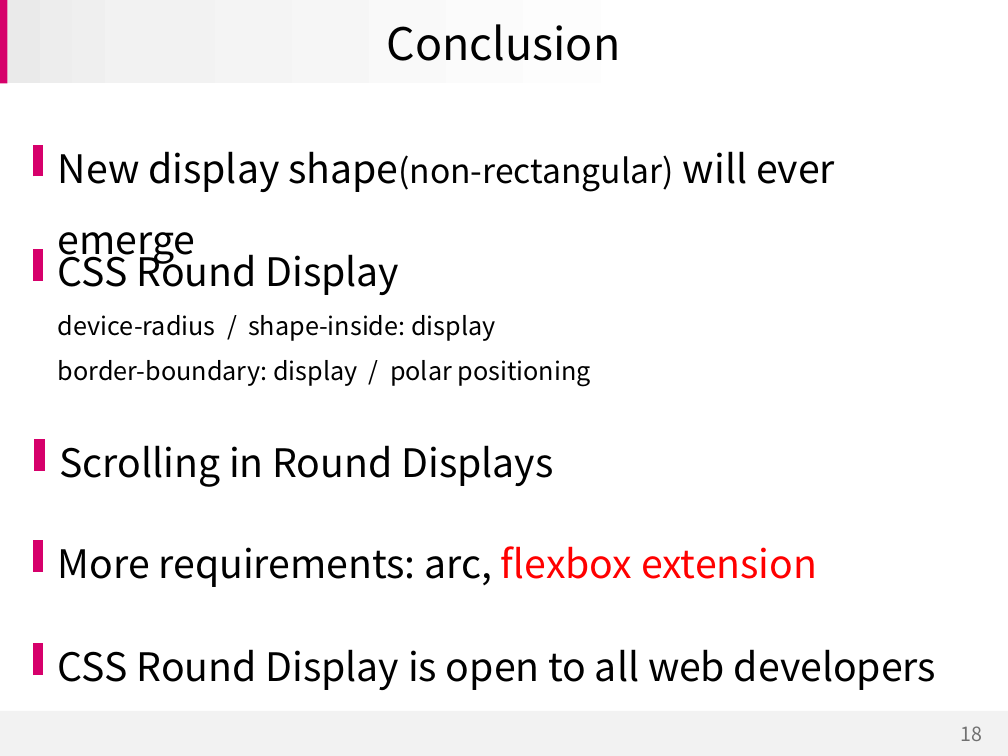
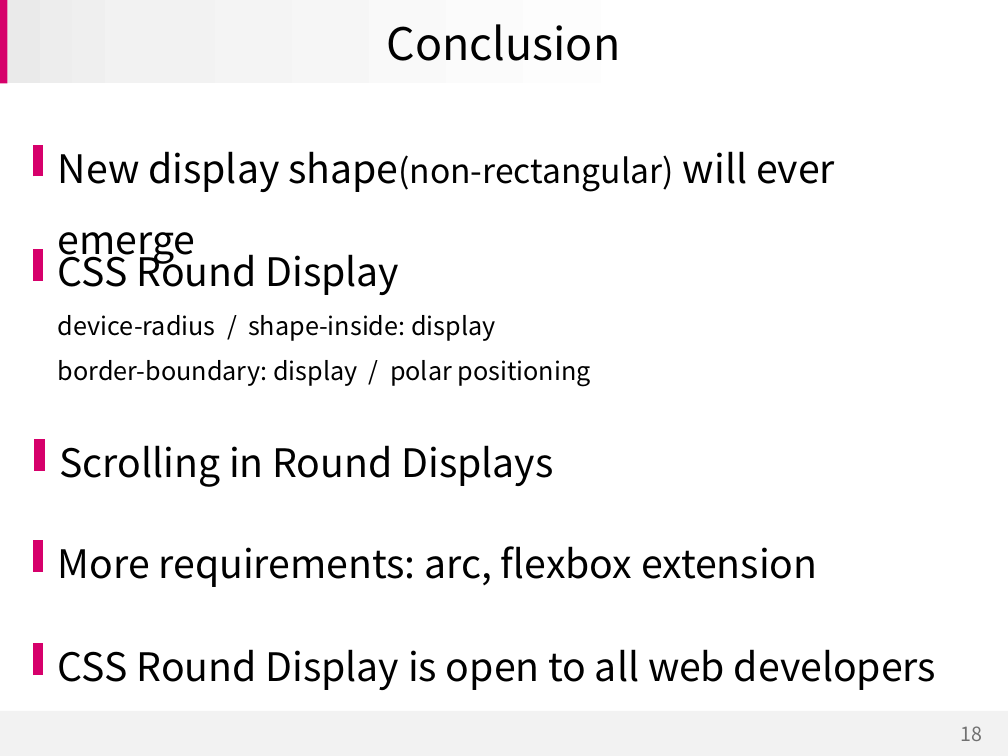
Before and after one commit to jihyerish/jhRoundDisplay, a slide deck: slide 18 of doc/CSS Round display for Dev Meetup in Sydney.pptx. Drawn at 1008x756 pixels with LibreOffice and Linux fonts; fonts in the diff are those of the drawing; background and template pictures are left out. Boxes give left, top, right and bottom in pixels: in the first picture for what was removed or moved away, otherwise in the second. Text is boxed around its words. In the diff, an @@ line names an element or a change of style, - is before the commit and + after.

```diff
--- a/doc/CSS Round display for Dev Meetup in Sydney.pptx
+++ b/doc/CSS Round display for Dev Meetup in Sydney.pptx
@@ text "More requirements: arc, flexbox extension" at (58, 546, 817, 587): text colour #FF0000 to #000000 in "flexbox extension" @@
```
Also in this commit, not shown: 14 other slides changed, 2 other files.
